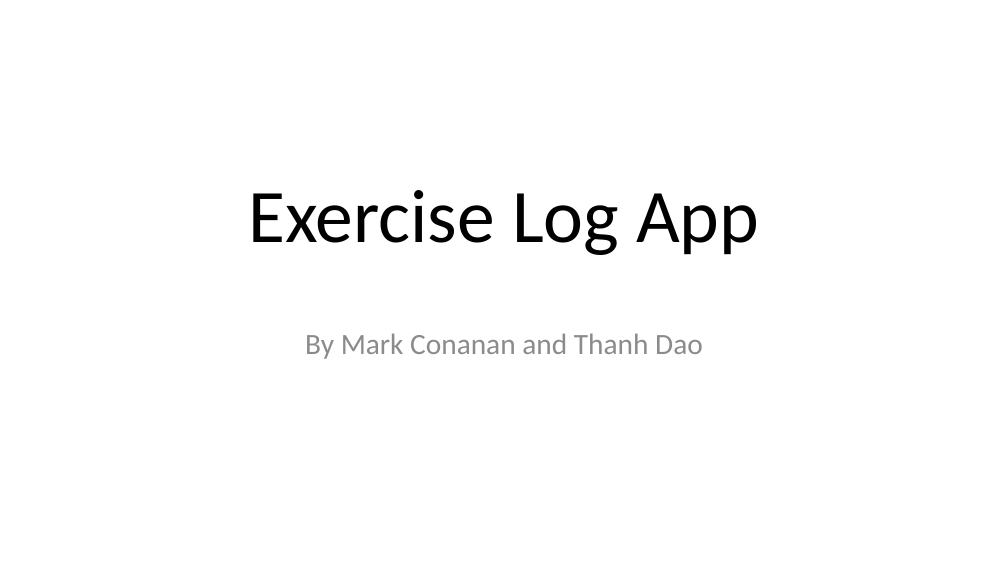
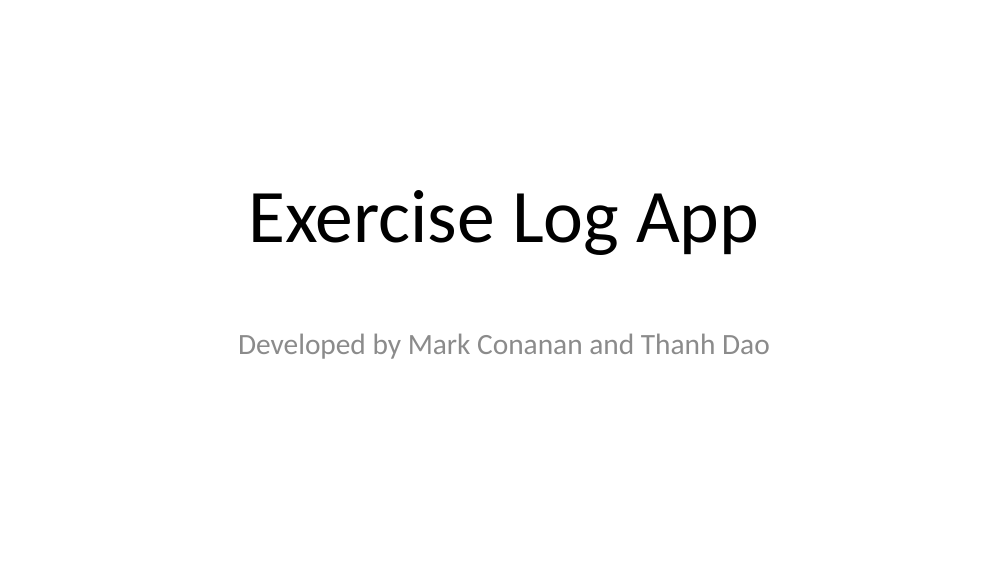
Before and after one commit to janelbrandon/CA_Assessment, a slide deck: slide 3 of ppt/Assignment_A1-1_Presentation.pptx (slide 1 before the commit). Drawn at 1008x567 pixels with LibreOffice and Linux fonts; fonts in the diff are those of the drawing. Boxes give left, top, right and bottom in pixels: in the first picture for what was removed or moved away, otherwise in the second. Text is boxed around its words. In the diff, an @@ line names an element or a change of style, - is before the commit and + after.

```diff
--- a/ppt/Assignment_A1-1_Presentation.pptx
+++ b/ppt/Assignment_A1-1_Presentation.pptx
@@ subtitle at (x1=238, y1=333, x2=770, y2=359): text changed @@
-By Mark Conanan and Thanh Dao
+Developed by Mark Conanan and Thanh Dao
```
Also in this commit, not shown: 4 other slides changed, 1 slide added, 6 other files.
